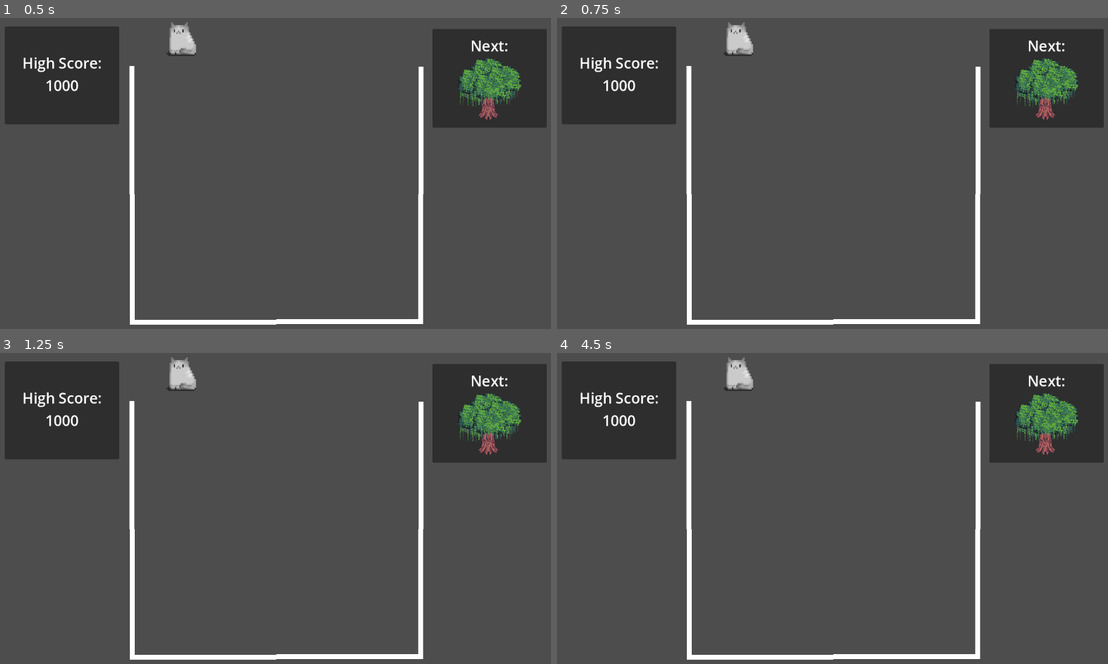
Above: before the commit, frames 1-4 (two rows, left to right).
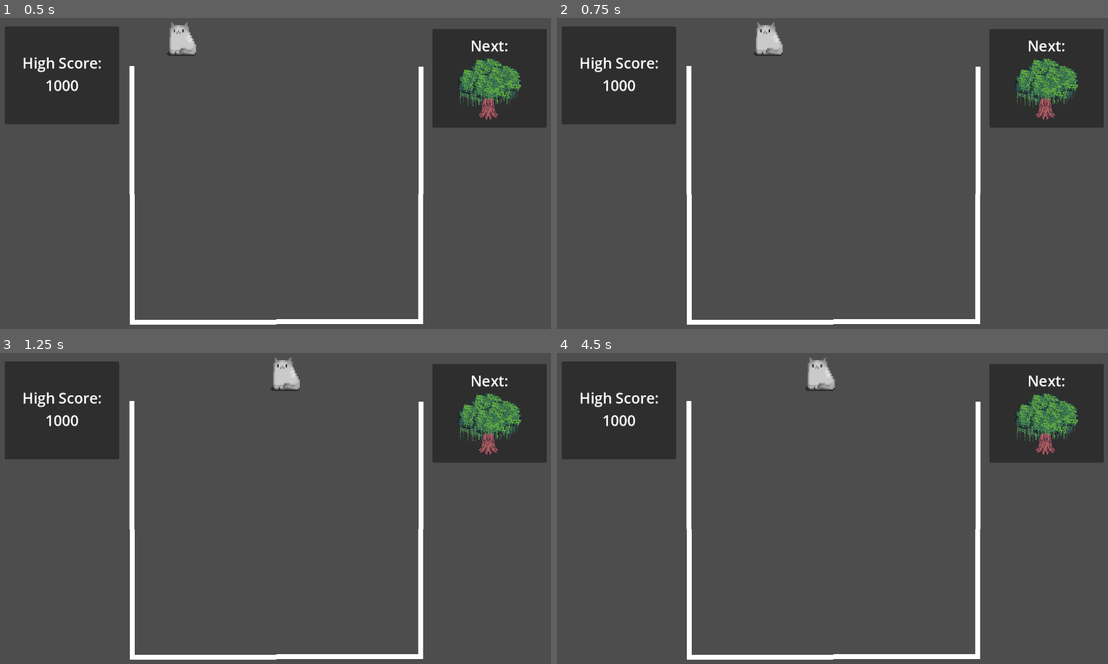
Above: after the commit, the same moments.

Repository: emilykrohn/TreeikaGame
Game: Godot game, scene res://Scenes/Game/main.tscn
Same seed, same stepped clock (60 frames per second), same inputs: the game is played once before the commit and once after it.
Inputs:
- Up to frame 1 (0.5 s): no input
- Up to frame 2 (0.75 s): tap Enter at 0.5 s; hold Right (ui_right) from 0.53 s (still down)
- Up to frame 3 (1.25 s): keep holding Right (ui_right)
- Up to frame 4 (4.5 s): release Right (ui_right) at 1.28 s; hold Left (ui_left) 1.28-2.03 s; hold Right (ui_right) 2.03-3.53 s; hold Left (ui_left) from 3.53 s (still down)

Frame 1 is identical in both runs. In frame 2, 0.8% of the frame differs, in the area x 30-41%, y 1-13%; in frame 3, 0.8%; in frame 4, 0.9%, in the area x 30-51%, y 1-13%.

Commit message:
Add movement to player

Diff:
--- a/Scenes/Game/main.tscn
+++ b/Scenes/Game/main.tscn
@@ -108,6 +108,8 @@
 [node name="PathFollow2D" type="PathFollow2D" parent="game/Path2D"]
 position = Vector2(349.203, 40)
 rotation = 0.00188742
+rotates = false
+loop = false
 
 [node name="Player" parent="game/Path2D/PathFollow2D" instance=ExtResource("3_oqjgf")]
 position = Vector2(28.3832, 0.999996)
--- a/Scenes/Game/player.tscn
+++ b/Scenes/Game/player.tscn
@@ -1,7 +1,8 @@
-[gd_scene load_steps=9 format=3 uid="uid://b843nssrx4566"]
+[gd_scene load_steps=10 format=3 uid="uid://b843nssrx4566"]
 
 [ext_resource type="Texture2D" uid="uid://dutwy36a4555e" path="res://Art/WhiteCat.png" id="1_o8owq"]
 [ext_resource type="Script" path="res://Scripts/player.gd" id="1_rlybi"]
+[ext_resource type="Script" path="res://Scripts/Movement.gd" id="3_dtoc3"]
 
 [sub_resource type="AtlasTexture" id="AtlasTexture_f0cev"]
 atlas = ExtResource("1_o8owq")
@@ -58,3 +59,6 @@
 [node name="CollisionShape2D" type="CollisionShape2D" parent="."]
 position = Vector2(-14.5, 13.5)
 shape = SubResource("RectangleShape2D_uscc4")
+
+[node name="Movement" type="Node" parent="."]
+script = ExtResource("3_dtoc3")
--- /dev/null
+++ b/Scripts/Movement.gd
@@ -0,0 +1,6 @@
+extends Node
+
+func move(SPEED):
+	var direction = Input.get_axis("ui_left", "ui_right")
+	if direction:
+		$"../../".progress_ratio += direction * 0.001 * SPEED
--- a/Scripts/player.gd
+++ b/Scripts/player.gd
@@ -1,5 +1,6 @@
 extends CharacterBody2D
 
+const SPEED := 10
 
-func _physics_process(delta):
-	pass
+func _physics_process(_delta):
+	$Movement.move(SPEED)
